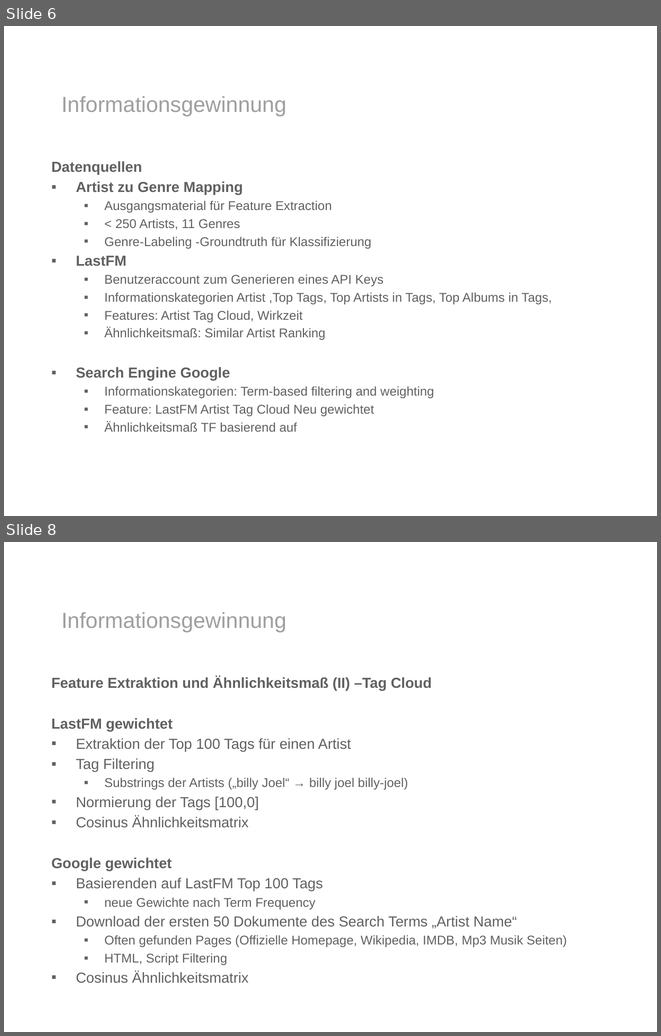
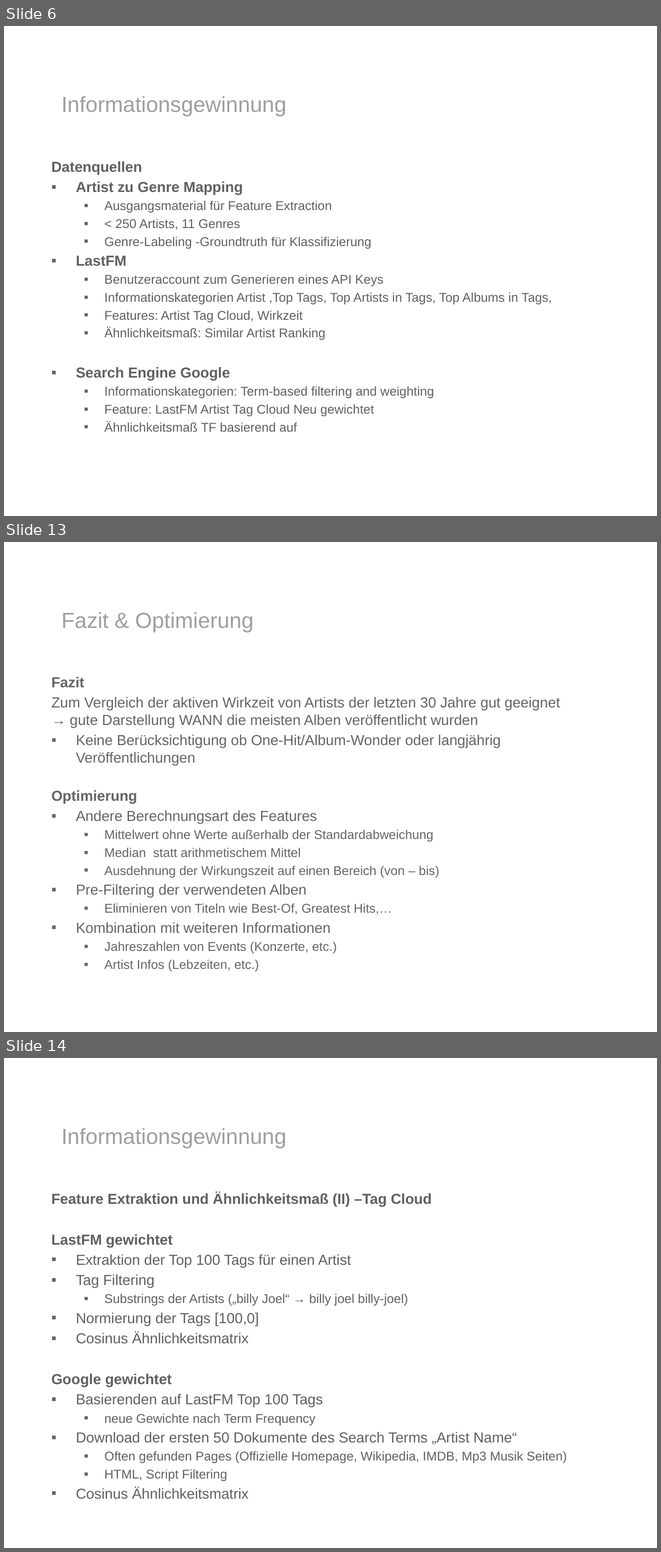
Before and after one commit to ohuguy/mirlastfm, a slide deck: presentation/presentation.pptx. Shown one above the other, each under a label of ours: slides 6 and 8 before the commit, slides 6, 13 and 14 after it; the slides between them are not shown. The pictures are 661x1036 and 661x1552 pixels, drawn with LibreOffice and Linux fonts; fonts in the diff are those of the drawing; background and template pictures are left out. Boxes give left, top, right and bottom in pixels: in the first picture for what was removed or moved away, otherwise in the second. Text is boxed around its words. In the diff, an @@ line names an element or a change of style, - is before the commit and + after.

```diff
--- a/presentation/presentation.pptx
+++ b/presentation/presentation.pptx
@@ slide 13 added at bbox=[4, 542, 657, 1032], background #FFFFFF @@
@@ text added at bbox=[61, 612, 254, 632], 24 pt, text #9F9F9F @@
+Fazit & Optimierung
@@ text added at bbox=[51, 677, 560, 971], 16 pt, text #656565 @@
+Fazit
+Zum Vergleich der aktiven Wirkzeit von Artists der letzten 30 Jahre gut geeignet
+→ gute Darstellung WANN die meisten Alben veröffentlicht wurden
+▪ Keine Berücksichtigung ob One-Hit/Album-Wonder oder langjährig Veröffentlichungen
+  Optimierung
+▪ Andere Berechnungsart des Features
+  ▪ Mittelwert ohne Werte außerhalb der Standardabweichung
+  ▪ Median statt arithmetischem Mittel
+  ▪ Ausdehnung der Wirkungszeit auf einen Bereich (von – bis)
+▪ Pre-Filtering der verwendeten Alben
+  ▪ Eliminieren von Titeln wie Best-Of, Greatest Hits,…
+▪ Kombination mit weiteren Informationen
+  ▪ Jahreszahlen von Events (Konzerte, etc.)
+  ▪ Artist Infos (Lebzeiten, etc.)
@@ what was slide 8 is now slide 14 @@
```
Also in this commit, not shown: 1 slide changed, 5 other slides added, 3 other files.
